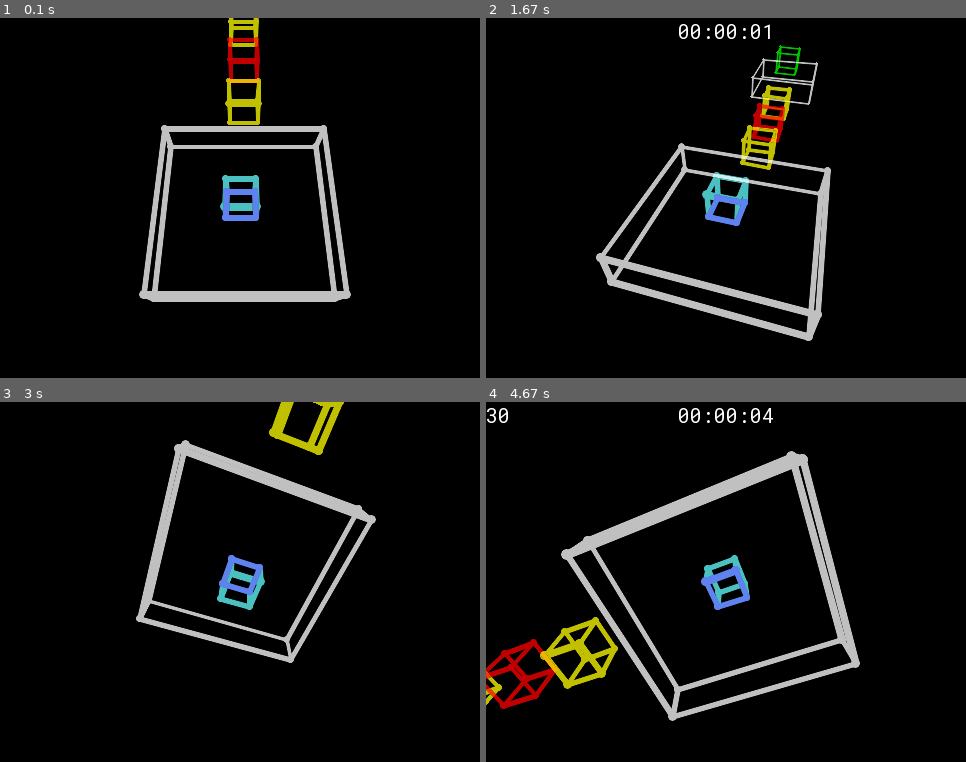
Above: before the commit, frames 1-4 (two rows, left to right).
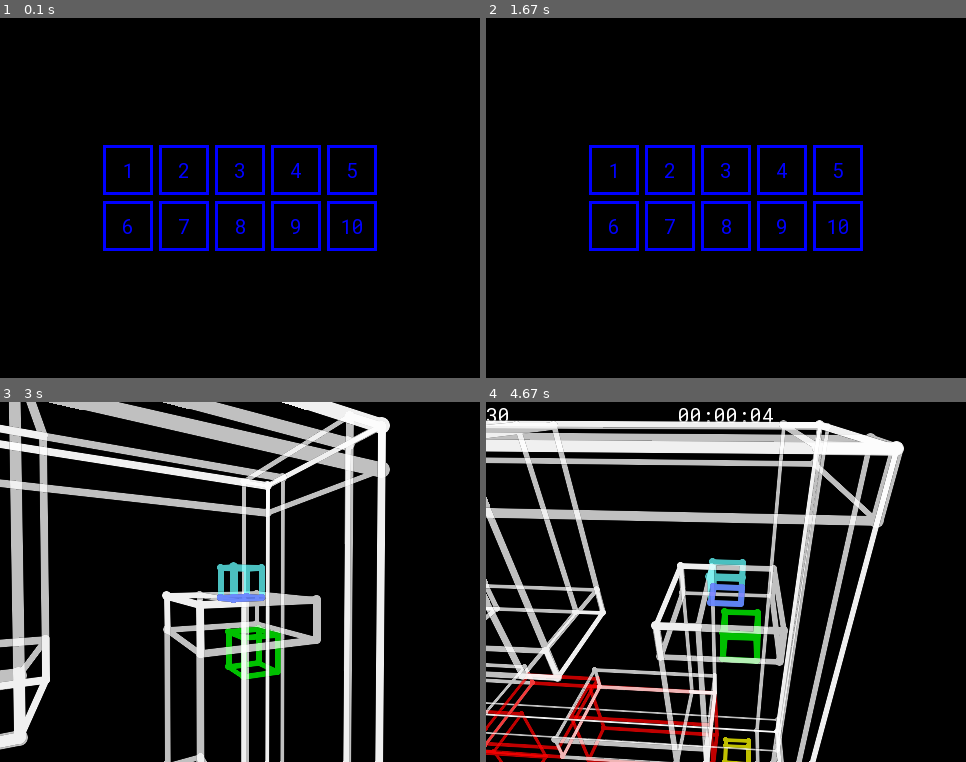
Above: after the commit, the same moments.

Repository: scar7053/blockz-pygame
Game: pygame game, started from blockz.py
The game is run twice, just before and just after one commit, with the same random seed, the same clock (stepped at 60 frames per second) and the same inputs.
Inputs (mouse positions are in pixels of both pictures, inside the frame that each line leads up to):
- Up to frame 1 (0.1 s): no input
- Up to frame 2 (1.67 s): press the mouse at (836, 226) at 0.37 s; move the mouse to (706, 183) at 0.47 s; release the mouse at (577, 144) at 0.6 s; tap F at 0.67, 1.07, 1.37, 1.57 s; hold R 1-1.47 s; hold Right 1-1.47 s; tap T at 1.15 s; hold Esc from 1.5 s (still down); hold Right from 1.5 s (still down)
- Up to frame 3 (3 s): tap F at 1.87, 2.4, 2.7, 2.9 s; release Esc at 1.97 s; release Right at 1.97 s; press the mouse at (240, 610) at 2.03 s; move the mouse to (268, 589) at 2.13 s; release the mouse at (297, 571) at 2.27 s; hold Right 2.33-2.8 s; move the mouse to (422, 675) at 2.37 s; tap T at 2.48 s; hold Up from 2.83 s (still down)
- Up to frame 4 (4.67 s): release Up at 3.13 s; hold Right 3.17-3.63 s; tap F at 3.23, 3.53, 3.73, 4.03, 4.3, 4.63 s; tap Space at 3.32 s; hold Left 3.67-4.2 s; tap T at 3.82 s; hold Down 4.23-4.53 s; hold Left from 4.57 s (still down)

The runs differ from the first frame. In frame 1, 9.2% of the frame differs, in the area x 21-79%, y 0-79%; in frame 2, 11%; in frame 3, 27%; in frame 4, 35%, in the area x 0-88%, y 5-100%.

Commit message:
added level selection screen

Diff:
--- a/blockz.py
+++ b/blockz.py
@@ -13,6 +13,8 @@
 pygame.display.set_caption("Blockz")
 clock = pygame.time.Clock()
 
+scene = "level_selection" # change this to "playing" to skip level selection
+
 if getattr(sys, "frozen", False) and hasattr(sys, "_MEIPASS"):
     base_dir = Path(sys._MEIPASS)
 else:
@@ -33,10 +35,10 @@
 play_song()
 
 sounds = {
-    "die": pygame.Sound(base_dir / "assets/die.wav"),
-    "end": pygame.Sound(base_dir / "assets/end.wav"),
-    "jump": pygame.Sound(base_dir / "assets/jump.wav"),
-    "bouncy": pygame.Sound(base_dir / "assets/bouncy.wav")
+    "die": pygame.mixer.Sound(base_dir / "assets/die.wav"),
+    "end": pygame.mixer.Sound(base_dir / "assets/end.wav"),
+    "jump": pygame.mixer.Sound(base_dir / "assets/jump.wav"),
+    "bouncy": pygame.mixer.Sound(base_dir / "assets/bouncy.wav")
 }
 
 alpha_overlay = pygame.Surface(screen.get_size(), pygame.SRCALPHA)
@@ -298,8 +300,8 @@
     def update_camera_rotation(self, pressed):
         global deltatime, CameraRotX, CameraRotY
         pressed = pygame.key.get_pressed()
-        CameraRotX += (pressed[pygame.K_UP] - pressed[pygame.K_DOWN]) * 180 * deltatime
-        CameraRotY += (pressed[pygame.K_RIGHT] - pressed[pygame.K_LEFT]) * -180 * deltatime
+        CameraRotX += (pressed[pygame.K_UP] - pressed[pygame.K_DOWN]) * math.pi * deltatime
+        CameraRotY += (pressed[pygame.K_RIGHT] - pressed[pygame.K_LEFT]) * -math.pi * deltatime
         if any(pygame.mouse.get_pressed()):
             mouse_pos = list(pygame.mouse.get_pos())
 
@@ -316,10 +318,8 @@
                 self.mouseOx, self.mouseOy = mouse_pos
         else:
             self.mouseRotation = 0
-        if CameraRotX < -90:
-            CameraRotX = -90
-        if CameraRotX > 30:
-            CameraRotX = 30
+        CameraRotX = max(-90, min(CameraRotX, 30))
+        #alpha_overlay.blit(font.render(str(CameraRotX), True, "white"))
 
     def check_player_collision(self):
         global playerX, playerY, playerZ, playerVelY, CameraRotX, CameraRotY
@@ -734,10 +734,69 @@
         self.add_block(5,0,-4,3,1,3,"ground")
         self.add_block(5,0,-8,3,1,3,"ground")
 
+class Button(pygame.sprite.Sprite):
+    def __init__(self, *groups, x: float, y: float, w: float, h: float, action: function, color, text: str):
+        super().__init__(*groups)
+        self.rect = pygame.Rect(x, y, w, h)
+        self.bigger_rect = pygame.Rect(x-2, y-2, w+4, h+4)
+        self.color = color
+        self.action = action
+        self.text = text
+
+    def update(self):
+        cursor_touching = self.rect.collidepoint(pygame.mouse.get_pos())
+        if not cursor_touching:
+            pygame.draw.rect(screen, self.color, self.rect, width=3)
+        else:
+            pygame.draw.rect(screen, self.color, self.bigger_rect, width=3)
+
+        text_render = font.render(self.text, True, self.color)
+        screen.blit(text_render, (
+            self.rect.centerx - text_render.width // 2,
+            self.rect.centery - text_render.height // 2
+        ))
+
+        if cursor_touching and any(pygame.mouse.get_pressed(3)):
+            self.action()
+
 game_drawer = Game_Drawer()
 game_updater = Game_Updater()
 game_levels = Game_Levels()
 timer_start = time.time()
+
+buttons = pygame.sprite.Group()
+
+ROWS, COLS = 2,5
+CELL = 50
+GAP = 6
+
+grid_width = COLS * CELL + (COLS - 1) * GAP
+grid_height = ROWS * CELL + (ROWS - 1) * GAP
+grid_x = (WIDTH - grid_width) // 2
+grid_y = (HEIGHT - grid_height) // 2
+
+for row in range(ROWS):
+    for col in range(COLS):
+        x = grid_x + col * (CELL + GAP)
+        y = grid_y + row * (CELL + GAP)
+
+        idx = row * COLS + col
+
+        if idx <= 10-1:
+            color = "blue"
+            def action(idx=idx):
+                global level, scene
+                scene = "playing"
+                level = idx + 1
+                print(level)
+                game_levels.init_level()
+                game_updater.init_level()
+        else:
+            color = "grey"
+            def action():
+                return
+
+        Button(buttons, x=x, y=y, w=CELL, h=CELL, color=color, text=str(idx+1), action=action)
 
 running = True
 while running:
@@ -745,22 +804,28 @@
         if event.type == pygame.QUIT:
             running = False
         if event.type == pygame.KEYDOWN:
-            if event.key == pygame.K_r:
-                game_updater.init_level()
-                game_levels.init_level()
+            if scene == "playing":
+                if event.key == pygame.K_r:
+                    game_updater.init_level()
+                    game_levels.init_level()
             if event.key == pygame.K_f:
                 game_updater.fps_show ^= 1
             if event.key == pygame.K_t:
                 game_updater.time_show ^= 1
+            if event.key == pygame.K_ESCAPE:
+                scene = "level_selection"
         if event.type == SONG_END:
             play_song()
 
     deltatime = clock.tick(FPS)/1000
     current_fps = clock.get_fps()
 
-    alpha_overlay.fill((0,0,0,0))
     screen.fill((0,0,0))
-    game_updater.update()
-    game_drawer.draw()
-    screen.blit(alpha_overlay)
+    if scene == "playing":
+        alpha_overlay.fill((0,0,0,0))
+        game_updater.update()
+        game_drawer.draw()
+        screen.blit(alpha_overlay)
+    elif scene == "level_selection":
+        buttons.update()
     pygame.display.flip()
